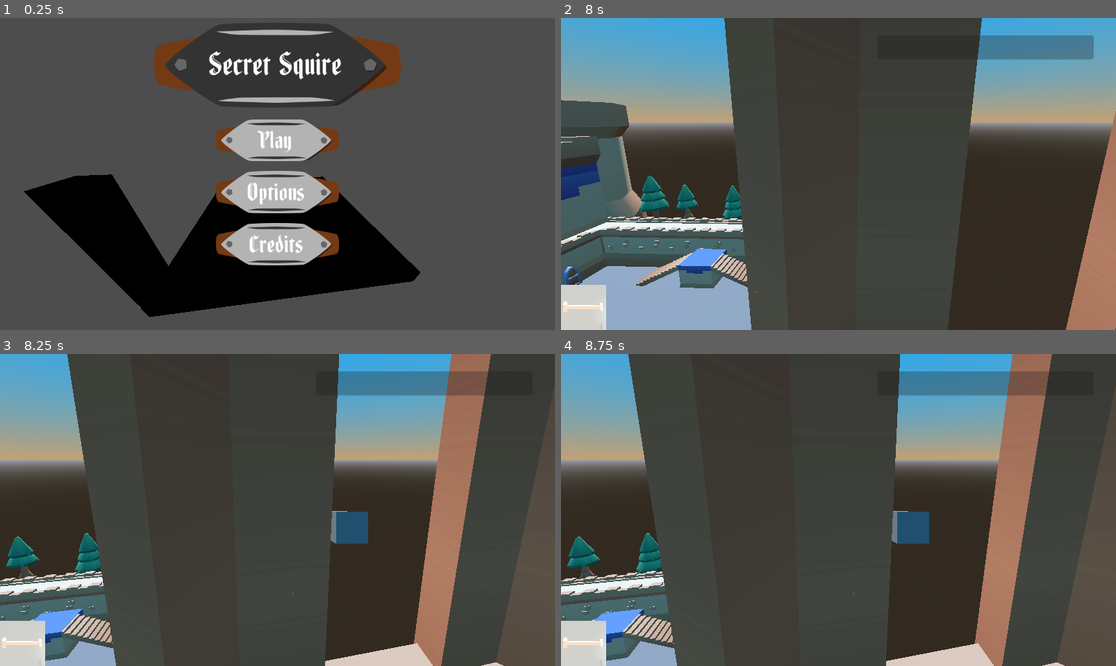
Above: before the commit, frames 1-4 (two rows, left to right).
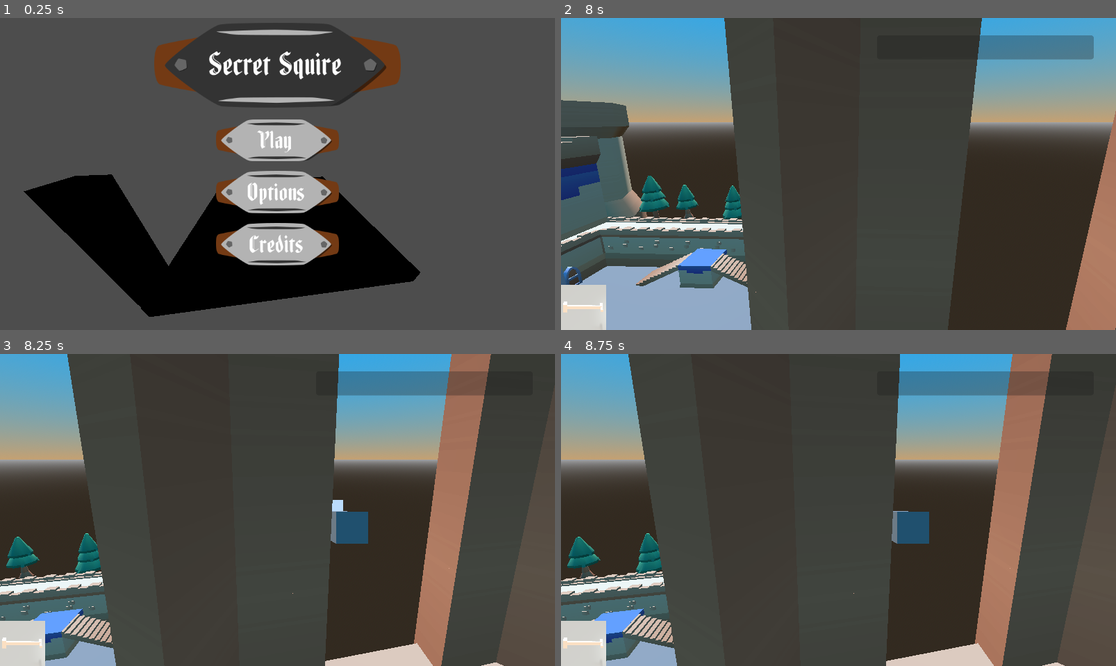
Above: after the commit, the same moments.

Repository: CodeyWinslow/brackeys_2025_1
Game: Godot game, scene res://scenes/start_scene.tscn
The game is run twice, just before and just after one commit, with the same random seed, the same clock (stepped at 60 frames per second) and the same inputs.
Inputs (mouse positions are in pixels of both pictures, inside the frame that each line leads up to):
- Up to frame 1 (0.25 s): no input
- Up to frame 2 (8 s): click "Play" at 0.5 s; tap Enter at 1.25, 2.75, 4.25 s; move the mouse to (832, 180) at 1.27 s; press the mouse at (832, 180) at 1.28 s; hold Up 1.28-3.53 s; tap Space at 2, 3.5, 5 s; move the mouse to (877, 177) at 2.02 s; release the mouse at (877, 177) at 2.03 s; right-click (877, 177) at 2.1 s; move the mouse to (794, 170) at 2.77 s; tap Tab at 2.85, 5.1, 7.35 s; move the mouse to (844, 174) at 3.52 s; hold Down 3.53-4.28 s; click (844, 174) at 3.6 s; move the mouse to (816, 167) at 4.27 s; hold Right mouse button (zoom) 4.28-5.03 s; hold Up from 4.28 s (still down); move the mouse to (866, 174) at 5.02 s; move the mouse to (810, 174) at 5.77 s; press the mouse at (810, 174) at 5.78 s; move the mouse to (849, 167) at 6.52 s; release the mouse at (849, 167) at 6.53 s; right-click (849, 167) at 6.6 s; move the mouse to (832, 180) at 7.27 s
- Up to frame 3 (8.25 s): keep holding Up; move the mouse to (316, 513) at 8.02 s; click (316, 513) at 8.1 s
- Up to frame 4 (8.75 s): keep holding Up

Frames 1-2 are identical in both runs. In frame 3, less than 0.1% of the frame differs, in the area x 59-62%, y 46-51%; in frame 4, nothing differs.

Commit message:
Added arrow model, adjusted smoke

Diff:
--- a/godot/brackeyssnipergame/prefabs/arrows/arrow_base.tscn
+++ b/godot/brackeyssnipergame/prefabs/arrows/arrow_base.tscn
@@ -1,44 +1,34 @@
-[gd_scene load_steps=6 format=3 uid="uid://cohu2xaawvkw3"]
+[gd_scene load_steps=7 format=3 uid="uid://cohu2xaawvkw3"]
 
 [ext_resource type="Script" path="res://scripts/arrow_base.gd" id="1_8vmgy"]
 [ext_resource type="PackedScene" uid="uid://b7moiyt8el657" path="res://vfx/smoke.tscn" id="2_lhfry"]
+[ext_resource type="Material" uid="uid://bukb65lpo1t32" path="res://resources/materials/base_material.tres" id="3_33kbt"]
+[ext_resource type="PackedScene" uid="uid://dn5iw77tagj0o" path="res://assets/meshes/arrow.glb" id="3_rky8e"]
 
 [sub_resource type="BoxShape3D" id="BoxShape3D_mikyq"]
-size = Vector3(0.035, 0.03, 0.045)
+size = Vector3(0.05, 0.05, 0.045)
 
 [sub_resource type="BoxShape3D" id="BoxShape3D_1om87"]
-size = Vector3(0.01, 0.01, 0.37)
-
-[sub_resource type="BoxMesh" id="BoxMesh_e71od"]
+size = Vector3(0.025, 0.025, 0.5)
 
 [node name="Arrow" type="RigidBody3D" node_paths=PackedStringArray("smoke_emitter")]
 script = ExtResource("1_8vmgy")
 smoke_emitter = NodePath("Smoke")
 
 [node name="CollisionTip" type="CollisionShape3D" parent="."]
-transform = Transform3D(0.6, 0, 0, 0, 0.6, 0, 0, 0, 0.6, 0, 0, 0.113513)
+transform = Transform3D(0.6, 0, 0, 0, 0.6, 0, 0, 0, 0.6, 0, 0, 0.155324)
 shape = SubResource("BoxShape3D_mikyq")
 
 [node name="CollisionBody" type="CollisionShape3D" parent="."]
 transform = Transform3D(0.6, 0, 0, 0, 0.6, 0, 0, 0, 0.6, 0, 0, 0)
 shape = SubResource("BoxShape3D_1om87")
 
-[node name="BoltMesh" type="Node3D" parent="."]
-transform = Transform3D(0.6, 0, 0, 0, 0.6, 0, 0, 0, 0.6, 0, 0, 0)
+[node name="ArrowMesh" parent="." instance=ExtResource("3_rky8e")]
+transform = Transform3D(-4.37114e-08, 0, 1, 0, 1, 0, -1, 0, -4.37114e-08, 0, 0, 0)
 
-[node name="Tip" type="MeshInstance3D" parent="BoltMesh"]
-transform = Transform3D(0.0308692, 0, 0, 0, 0.0268903, 0, 0, 0, -0.04, 0, 0, 0.192235)
-mesh = SubResource("BoxMesh_e71od")
-skeleton = NodePath("../..")
-
-[node name="Body" type="MeshInstance3D" parent="BoltMesh"]
-transform = Transform3D(0.01, 0, 0, 0, 0.01, 0, 0, 0, 0.4, 0, 0, 0)
-mesh = SubResource("BoxMesh_e71od")
-skeleton = NodePath("../..")
-
-[node name="Feather" type="MeshInstance3D" parent="BoltMesh"]
-transform = Transform3D(0.066, 0, 0, 0, 0.006, 0, 0, 0, 0.026, 0, 0, -0.193319)
-mesh = SubResource("BoxMesh_e71od")
-skeleton = NodePath("../..")
+[node name="ArrowModel" parent="ArrowMesh" index="0"]
+surface_material_override/0 = ExtResource("3_33kbt")
 
 [node name="Smoke" parent="." instance=ExtResource("2_lhfry")]
+
+[editable path="ArrowMesh"]
--- a/godot/brackeyssnipergame/vfx/smoke.tscn
+++ b/godot/brackeyssnipergame/vfx/smoke.tscn
@@ -22,13 +22,15 @@
 colors = PackedColorArray(1, 1, 1, 0, 1, 1, 1, 1, 1, 1, 1, 1, 1, 1, 1, 0)
 
 [node name="Smoke" type="CPUParticles3D"]
-amount = 128
+amount = 100
 lifetime = 2.0
 randomness = 1.0
 mesh = SubResource("PlaneMesh_jbofb")
 emission_shape = 1
-emission_sphere_radius = 0.2
+emission_sphere_radius = 0.05
 direction = Vector3(0, 1, 0)
+spread = 3.0
 initial_velocity_max = 1.0
-scale_amount_min = 0.25
+scale_amount_min = 0.1
+scale_amount_max = 0.6
 color_ramp = SubResource("Gradient_7uy45")
Binary file added: godot/brackeyssnipergame/assets/meshes/arrow.glb
Not shown, added: godot/brackeyssnipergame/assets/meshes/arrow.glb.import
Not shown: 1 places in godot/brackeyssnipergame/scenes/GUI/main_menu.tscn that only renumber resources
